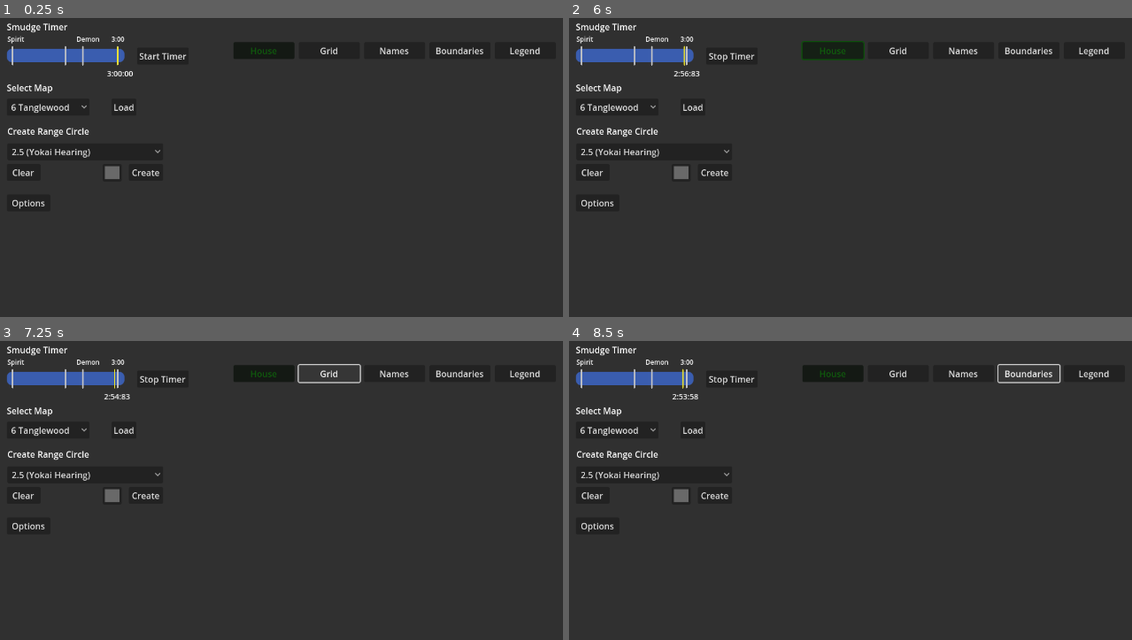
Above: before the commit, frames 1-4 (two rows, left to right).
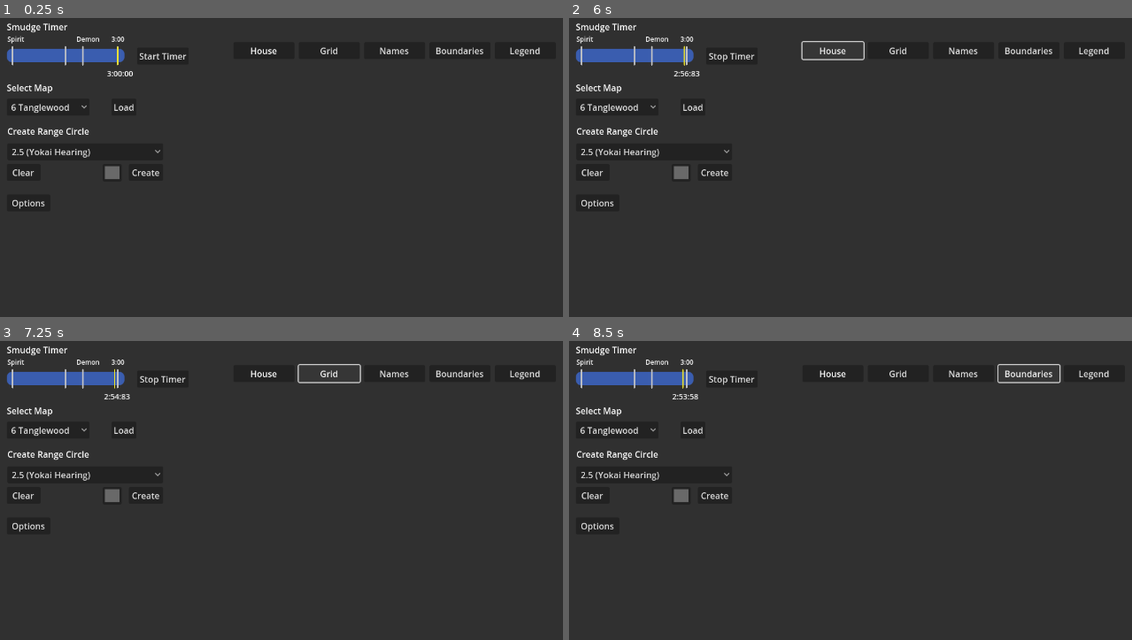
Above: after the commit, the same moments.

Repository: Mayfieldtechnologies/Phasmophobia_Utility
Game: Godot game, scene res://Scenes/UI_Scenes/main.tscn
The game is run twice, just before and just after one commit, with the same random seed, the same clock (stepped at 60 frames per second) and the same inputs.
Inputs:
- Up to frame 1 (0.25 s): no input
- Up to frame 2 (6 s): click "Start Timer" at 0.5 s; click "Stop Timer" at 1.25 s; click "Start Timer" at 2 s; click "6 Tanglewood" at 2.75 s; click "2.5 (Yokai Hearing)" at 3.5 s; click "Create" at 4.25 s; click "Clear" at 5 s; click "House" at 5.75 s
- Up to frame 3 (7.25 s): click "Grid" at 6.5 s
- Up to frame 4 (8.5 s): click "Names" at 7.25 s; click "Boundaries" at 8 s

The runs differ from the first frame. In frame 1, less than 0.1% of the frame differs, in the area x 44-50%, y 9-13%; in frame 2, 0.7%, in the area x 41-53%, y 7-15%; in frame 3, less than 0.1%; in frame 4, less than 0.1%.

Commit message:
New map features

Diff:
--- a/Scenes/Fantismal Maps/6Tanglewood.gd
+++ b/Scenes/Fantismal Maps/6Tanglewood.gd
@@ -5,8 +5,19 @@
 @onready var nodeNames = $Names
 @onready var nodeGrid = $Grid
 @onready var nodeLegend = $Legend
+@onready var node1mLeft = $m_left
+@onready var node1mRight = $m_right
+
+var mDistance
 
 signal mapToggle
+
+func _ready():
+	mDistance = node1mRight.global_position.x - node1mLeft.global_position.x
+	print(str(mDistance))
+
+#func _draw():
+#	draw_circle(Vector2(400,400),mDistance,Color.GREEN)
 
 func toggle_house():
 	nodeHouse.visible = !nodeHouse.visible
--- a/Scenes/Fantismal Maps/6Tanglewood.tscn
+++ b/Scenes/Fantismal Maps/6Tanglewood.tscn
@@ -36,3 +36,9 @@
 z_index = 5
 z_as_relative = false
 texture = ExtResource("6_60yui")
+
+[node name="m_left" type="Node2D" parent="."]
+position = Vector2(-170, 311.111)
+
+[node name="m_right" type="Node2D" parent="."]
+position = Vector2(-147.778, 311.111)
--- a/Scenes/UI_Scenes/Scripts/main.gd
+++ b/Scenes/UI_Scenes/Scripts/main.gd
@@ -45,8 +45,10 @@
 # Called when the node enters the scene tree for the first time.
 func _ready():
 	MapSelect.loadMap.connect(_load_map_button_pressed)
-	toggle_house.modulate = Color("#11630e")
-	toggle_house.self_modulate = Color(1,1,1)
+	#toggle_house["custom_styles/normal/bg_color"].bg_color = Color("#11630e")
+	#var toggleHouseStyleBox = toggle_house.get_theme_stylebox("Normal")
+	#toggleHouseStyleBox.bg_color = Color(0.2,0.9,0.9) #Color("#11630e")
+	#toggle_house.add_theme_stylebox_override("Normal",toggleHouseStyleBox)
 
 # Loads the selected map
 func _load_map_button_pressed():
--- a/Scenes/UI_Scenes/main.tscn
+++ b/Scenes/UI_Scenes/main.tscn
@@ -102,7 +102,7 @@
 offset_top = 64.0
 offset_right = 560.0
 offset_bottom = 95.0
-theme_override_colors/font_color = Color(0.917647, 0.917647, 0.917647, 1)
+theme_override_colors/font_color = Color(1, 1, 1, 1)
 text = "House"
 
 [node name="toggleGrid" type="Button" parent="MapOptionButtons"]
